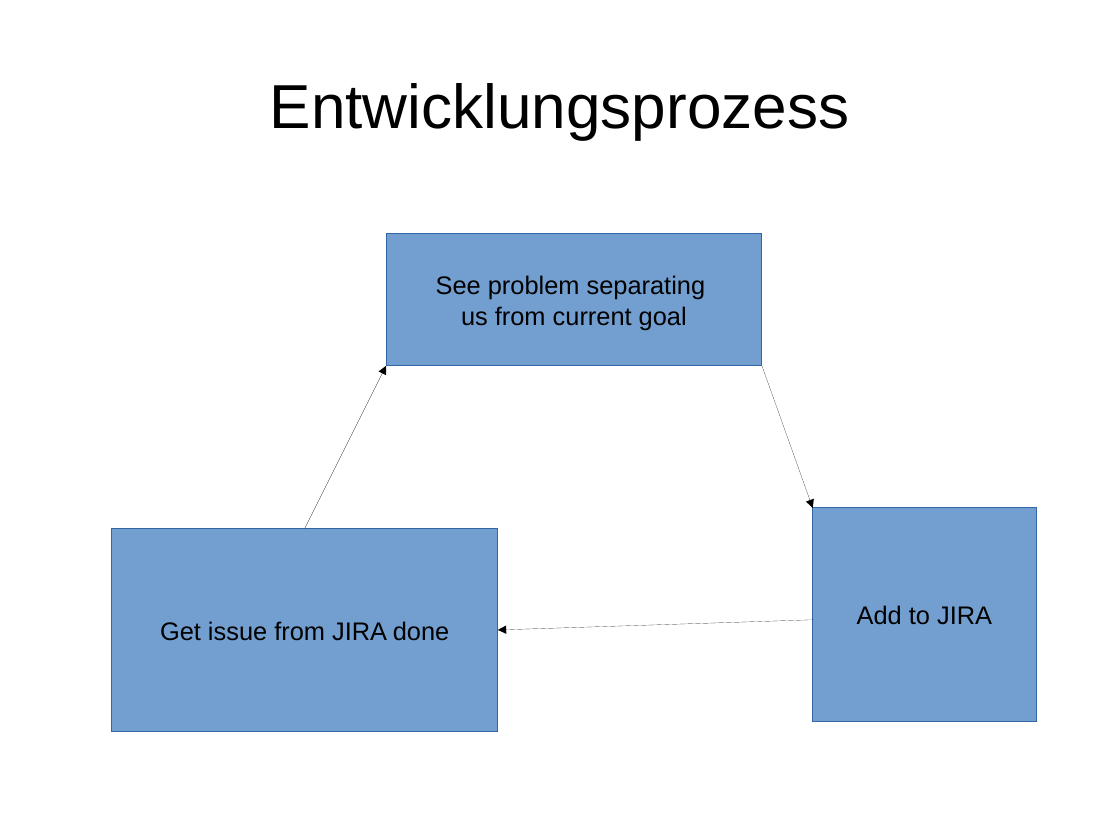
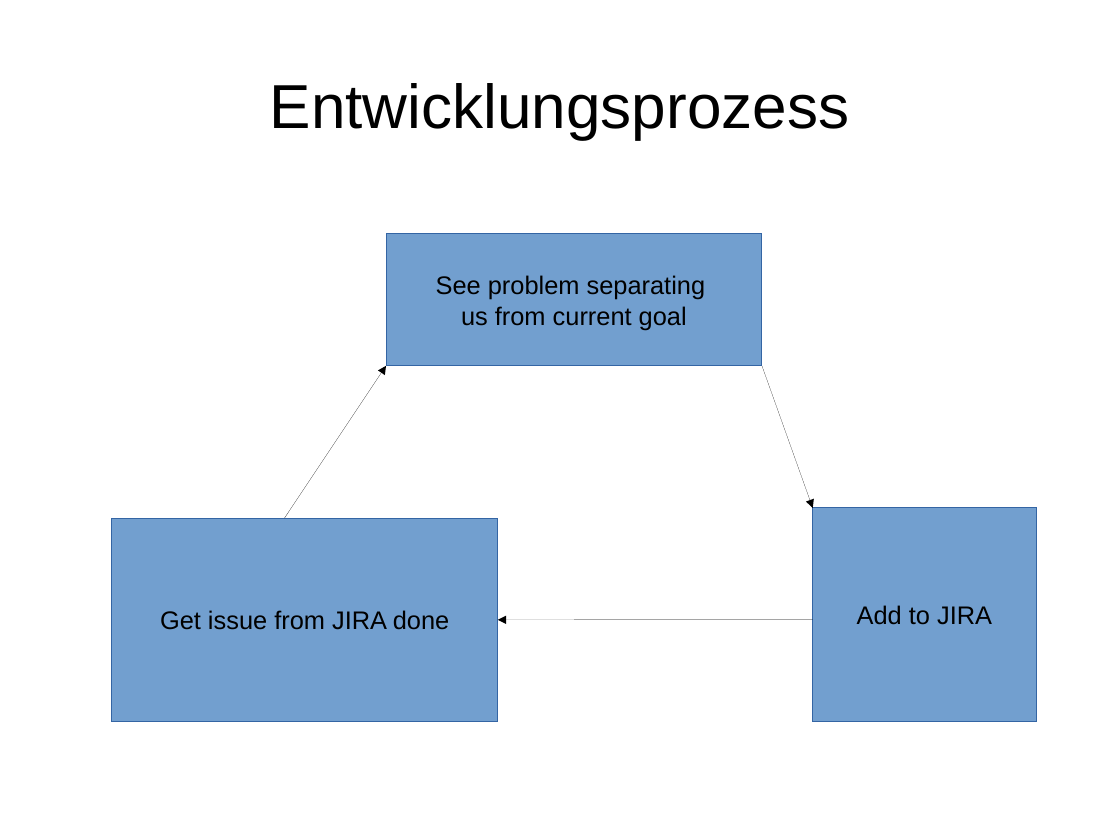
Before and after one commit to enra64/psychic-giggle, a slide deck: slide 4 of zwischenstand anfang dezember.odp. Drawn at 1120x840 pixels with LibreOffice and Linux fonts; fonts in the diff are those of the drawing. Boxes give left, top, right and bottom in pixels: in the first picture for what was removed or moved away, otherwise in the second. Text is boxed around its words. In the diff, an @@ line names an element or a change of style, - is before the commit and + after.

Commit message:
updated presentation

```diff
--- a/zwischenstand anfang dezember.odp
+++ b/zwischenstand anfang dezember.odp
@@ arrow moved from (305, 528) - (386, 366) to (285, 518) - (386, 366) @@
@@ rectangle "Get issue from JIRA done": place and size @@
-rectangle "Get issue from JIRA done" at <box>112,528,498,732</box>
+rectangle "Get issue from JIRA done" at <box>112,518,498,722</box>
@@ arrow moved from (813, 620) - (498, 630) to (813, 620) - (498, 620) @@
```
Also in this commit, not shown: 1 other slide changed.
